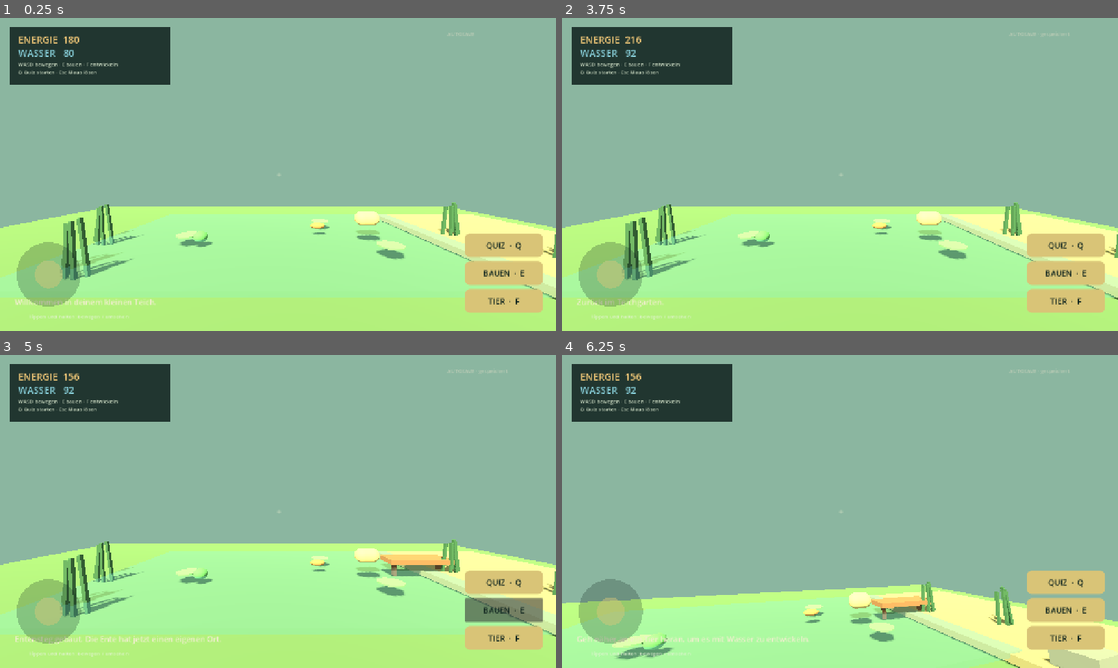
Above: before the commit, frames 1-4 (two rows, left to right).
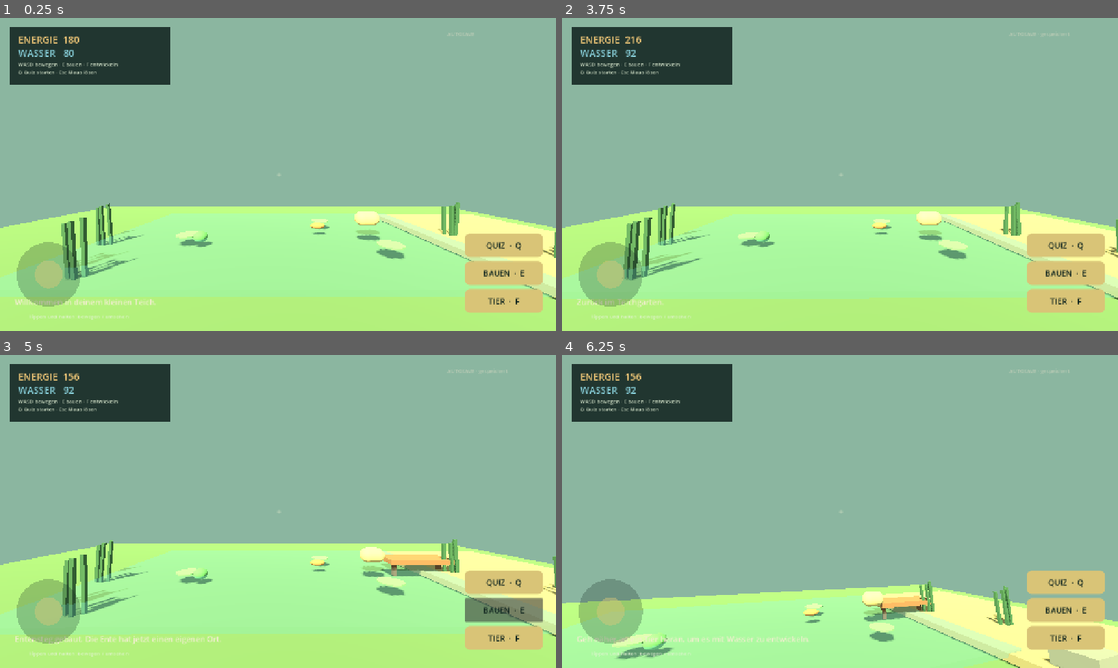
Above: after the commit, the same moments.

Repository: makopipokam/manualai.org
Game: Godot game, scene res://main.tscn
Two runs of this game, one before a commit and one after it. Both use one fixed random seed, a clock stepped at 60 frames per second and the inputs below.
Inputs (mouse positions are in pixels of both pictures, inside the frame that each line leads up to):
- Up to frame 1 (0.25 s): no input
- Up to frame 2 (3.75 s): click "QUIZ · Q" at 0.5 s; click "Langsam Abstand halten" at 1.25 s; click "Nächste Frage" at 2 s; click "Hinterher sprinten" at 2.75 s; click "Zurück zum Teich" at 3.5 s
- Up to frame 3 (5 s): click "BAUEN · E" at 4.25 s
- Up to frame 4 (6.25 s): click "TIER · F" at 5 s; drag from (840, 511) to (895, 442) at 5.77 s

The runs differ from the first frame. In frame 1, 0.9% of the frame differs, in the area x 0-100%, y 58-90%; in frame 2, 1.2%; in frame 3, 1.2%; in frame 4, 0.7%.

Commit message:
Animate pond habitat and duck dock behavior

Diff:
--- a/godot/pwnd-prototype/scripts/animal.gd
+++ b/godot/pwnd-prototype/scripts/animal.gd
@@ -10,6 +10,8 @@
 var label: Label3D
 var velocity := Vector3.ZERO
 var reaction_cooldown := 0.0
+var dock_target := Vector3.ZERO
+var has_dock_target := false
 
 func setup(kind: String, player_node: Node3D, start_position: Vector3) -> void:
 	species = kind
@@ -69,6 +71,10 @@
 		var colors: Array = stage_colors.get(species, [Color.WHITE, Color.WHITE, Color.WHITE])
 		(body.material_override as StandardMaterial3D).albedo_color = colors[development]
 
+func set_dock_target(target: Vector3) -> void:
+	dock_target = target
+	has_dock_target = true
+
 func _process(delta: float) -> void:
 	if not player:
 		return
@@ -87,6 +93,9 @@
 		else:
 			state = "neugierig" if development > 0 else "beobachtet"
 			velocity = (player.global_position - global_position).normalized() * (0.28 if development > 1 else -0.18)
+	elif species == "duck" and has_dock_target and distance_to_target() > 0.7:
+		state = "geht zum Steg"
+		velocity = (dock_target - global_position).normalized() * 0.3
 	else:
 		state = "ruhig"
 		velocity = velocity.move_toward(Vector3.ZERO, delta * 1.5)
@@ -95,3 +104,6 @@
 	global_position.z = clamp(global_position.z, -5.0, 5.0)
 	if label:
 		label.text = species.capitalize() + " · " + state
+
+func distance_to_target() -> float:
+	return global_position.distance_to(dock_target)
--- a/godot/pwnd-prototype/scripts/main.gd
+++ b/godot/pwnd-prototype/scripts/main.gd
@@ -17,6 +17,10 @@
 var quiz_panel: PwndQuizPanel
 var mobile_controls: PwndMobileControls
 var save_hint: Label
+var water_surface: MeshInstance3D
+var lilies: Array[MeshInstance3D] = []
+var reeds: Array[MeshInstance3D] = []
+var world_time := 0.0
 
 func _ready() -> void:
 	_build_environment()
@@ -27,6 +31,7 @@
 	_update_hud("Willkommen in deinem kleinen Teich.")
 	if dock_built:
 		_place_dock()
+		_set_duck_dock_target()
 	for animal in animals:
 		var saved_development: int = int(_loaded_animal_development(animal.species))
 		for _step in range(saved_development):
@@ -49,7 +54,7 @@
 	sun.shadow_enabled = true
 	add_child(sun)
 	_add_box("ground", Vector3(24, 0.35, 18), Vector3(0, -0.25, 0), Color("#6b8f59"))
-	_add_box("water", Vector3(11, 0.12, 7), Vector3(0, 0.12, -1.3), Color("#4f9eaa"), 0.72)
+	water_surface = _add_box("water", Vector3(11, 0.12, 7), Vector3(0, 0.12, -1.3), Color("#4f9eaa"), 0.72)
 	_add_box("bank", Vector3(5, 0.18, 10), Vector3(7.6, 0.05, 0), Color("#a9a06f"))
 	for x in [-6.0, -4.8, 5.8, 7.0]:
 		_add_reed(Vector3(x, 0, -2.8 + fmod(abs(x) * 1.7, 4.2)))
@@ -78,6 +83,7 @@
 	for index in range(4):
 		var reed := _add_box("reed", Vector3(0.08, 1.1 + index * 0.1, 0.08), position + Vector3(index * 0.14, 0.55, sin(index) * 0.16), Color("#48754d"))
 		reed.rotation_degrees.z = -7 + index * 5
+		reeds.append(reed)
 
 func _add_lily(position: Vector3) -> void:
 	var lily := MeshInstance3D.new()
@@ -92,6 +98,7 @@
 	lily.material_override = material
 	lily.position = position
 	add_child(lily)
+	lilies.append(lily)
 
 func _build_player() -> void:
 	player = PlayerScript.new()
@@ -160,7 +167,11 @@
 	return label
 
 func _process(_delta: float) -> void:
+	world_time += _delta
+	_animate_environment()
 	_update_interaction_hint()
+	if dock_built:
+		_set_duck_dock_target()
 	if Input.is_action_just_pressed("quiz_reward") and quiz_panel and not quiz_panel.visible:
 		_open_quiz()
 	if Input.is_action_just_pressed("interact") and not quiz_panel.visible:
@@ -214,6 +225,7 @@
 	energy -= 60
 	dock_built = true
 	_place_dock()
+	_set_duck_dock_target()
 	_update_hud("Entensteg gebaut. Die Ente hat jetzt einen eigenen Ort.")
 	_vibrate(90)
 	_save_game()
@@ -222,6 +234,23 @@
 	_add_box("duck_dock", Vector3(2.2, 0.16, 0.8), Vector3(5.0, 0.48, -1.6), Color("#a4774e"))
 	_add_box("duck_dock_post", Vector3(0.12, 0.8, 0.12), Vector3(4.2, 0.15, -1.6), Color("#76533d"))
 	_add_box("duck_dock_post", Vector3(0.12, 0.8, 0.12), Vector3(5.8, 0.15, -1.6), Color("#76533d"))
+
+func _set_duck_dock_target() -> void:
+	for animal in animals:
+		if animal.species == "duck":
+			animal.set_dock_target(Vector3(5.0, 0.35, -1.6))
+
+func _animate_environment() -> void:
+	if water_surface:
+		water_surface.position.y = 0.12 + sin(world_time * 1.4) * 0.018
+		water_surface.rotation.y = sin(world_time * 0.16) * 0.006
+	for index in range(lilies.size()):
+		var lily := lilies[index]
+		lily.position.y = 0.22 + sin(world_time * 1.2 + index) * 0.018
+		lily.rotation.y = sin(world_time * 0.6 + index) * 0.12
+	for index in range(reeds.size()):
+		var reed := reeds[index]
+		reed.rotation.z = deg_to_rad(sin(world_time * 0.8 + index * 0.35) * 5.0)
 
 func _upgrade_nearest_animal() -> void:
 	if animals.is_empty():
Not shown, changed: godot/pwnd-prototype/README.md
Not shown, changed: godot/pwnd-prototype/ROADMAP.md
